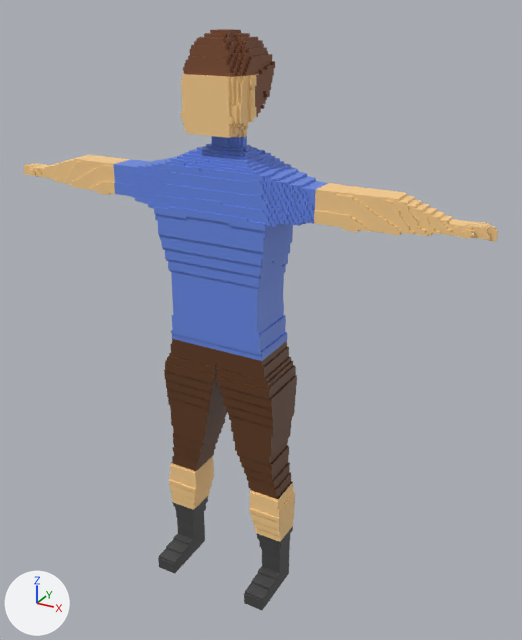
Two versions of the FBX model Assets/Art/3DModels/VoxelPerson.fbx, one commit apart.
Both versions are drawn from a camera (50 mm lens) standing at (1.216, -1.949, 2.063) and looking at (0.098, 0.084, 1.047). Lighting does not change. The marker at lower left points along +X, +Y and +Z. Where no turn or scale is listed for an object, it has been applied to the vertices.

The older version as bpy lines, for what is in view:
```python
me_cube_003 = bpy.data.meshes.new('Cube.003')
me_cube_003.from_pydata(...)  # 60318 vertices, 60324 faces; spans x -0.88..0.87, y -0.18..0.11, z -1.1..0.69
# faces by material slot: [13331, 22239, 6274, 18480]
me_cube_003.materials.append(mat_material_002)  # beige #ffd290
me_cube_003.materials.append(mat_material_004)  # blue #698ae7
me_cube_003.materials.append(mat_material_005)  # dark grey #484848
me_cube_003.materials.append(mat_material_006)  # brown #613b1d
me_cube_006 = bpy.data.meshes.new('Cube.006')
me_cube_006.from_pydata(...)  # 3453 vertices, 3452 faces; spans x -0.117..0.117, y -0.101..0.112, z -0.107..0.188
# faces by material slot: [1283, 2169]
me_cube_006.materials.append(mat_material_002)  # beige #ffd290
me_cube_006.materials.append(mat_material_001)  # brown #7f4f32
ob_cube = bpy.data.objects.new('Cube', me_cube_003)
ob_cube.location = (-0.002, 0.024, 1.087)
ob_head = bpy.data.objects.new('Head', me_cube_006)
ob_head.location = (-0.002, 0.032, 1.8)
```
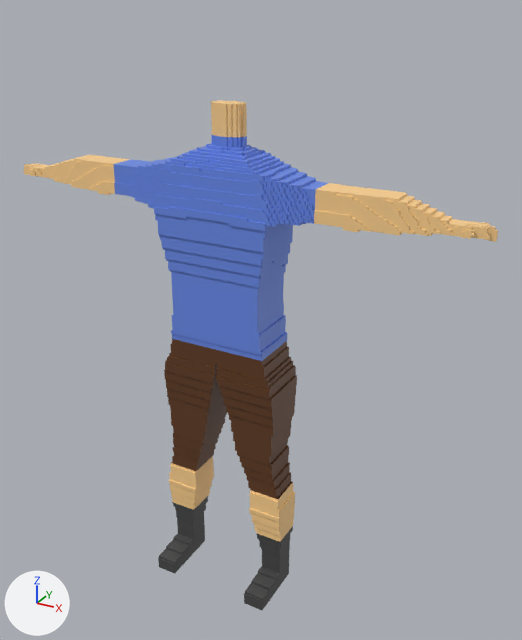
Diff of the bpy script that builds the scene:
```diff
--- a/Assets/Art/3DModels/VoxelPerson.fbx.py
+++ b/Assets/Art/3DModels/VoxelPerson.fbx.py
@@ ob_head @@
-ob_head = bpy.data.objects.new('Head', me_cube_006)
-ob_head.location = (-0.002, 0.032, 1.8)
```

Where the change shows, as pixel boxes [x1, y1, x2, y2] in the pictures (522 x 640 px):
'Head', deleted (brown): before [181, 29, 275, 138]
    faces in mat_material_002 (beige #ffd290): [181, 74, 259, 138]
    faces in mat_material_001 (brown #7f4f32): [183, 29, 275, 117]
